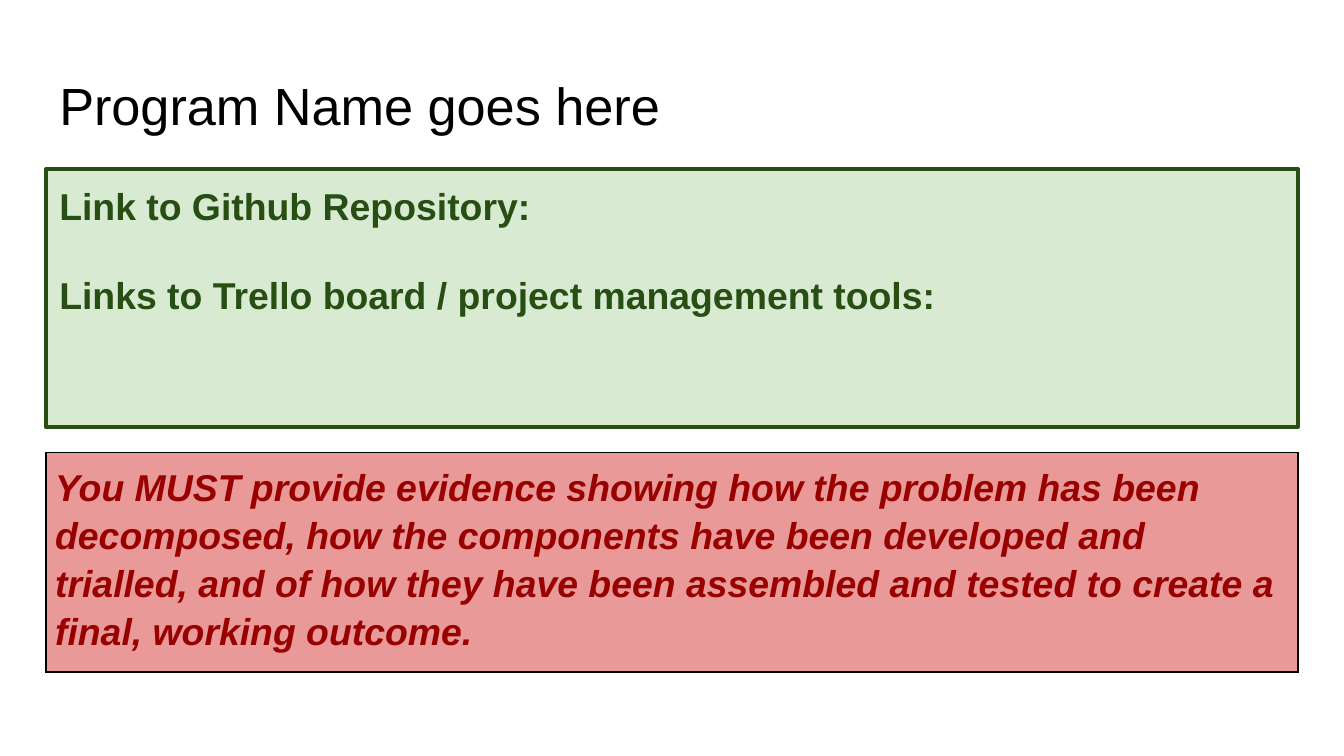
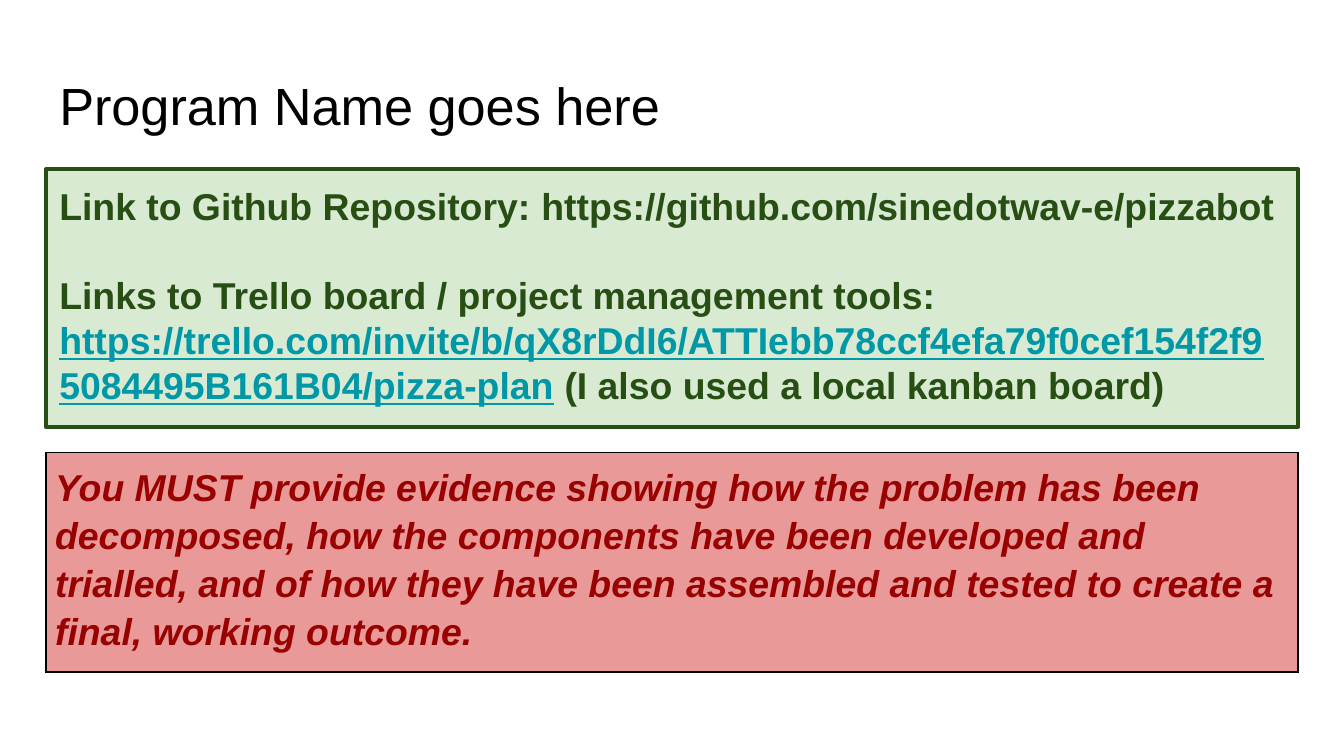
Before and after one commit to sinedotwav-e/pizzabot, a slide deck: slide 1 of pizzapowerpoint.pptx. Drawn at 1344x756 pixels with LibreOffice and Linux fonts; fonts in the diff are those of the drawing. Boxes give left, top, right and bottom in pixels: in the first picture for what was removed or moved away, otherwise in the second. Text is boxed around its words. In the diff, an @@ line names an element or a change of style, - is before the commit and + after.

```diff
--- a/pizzapowerpoint.pptx
+++ b/pizzapowerpoint.pptx
@@ text at bbox=[59, 193, 1274, 407]: text changed @@
-Link to Github Repository:
-Links to Trello board / project management tools:
+Link to Github Repository: https://github.com/sinedotwav-e/pizzabot
+Links to Trello board / project management tools: https://trello.com/invite/b/qX8rDdI6/ATTIebb78ccf4efa79f0cef154f2f95084495B161B04/pizza-plan (I also used a local kanban board)
```
Also in this commit, not shown: 3 other slides changed, 2 slides added.
